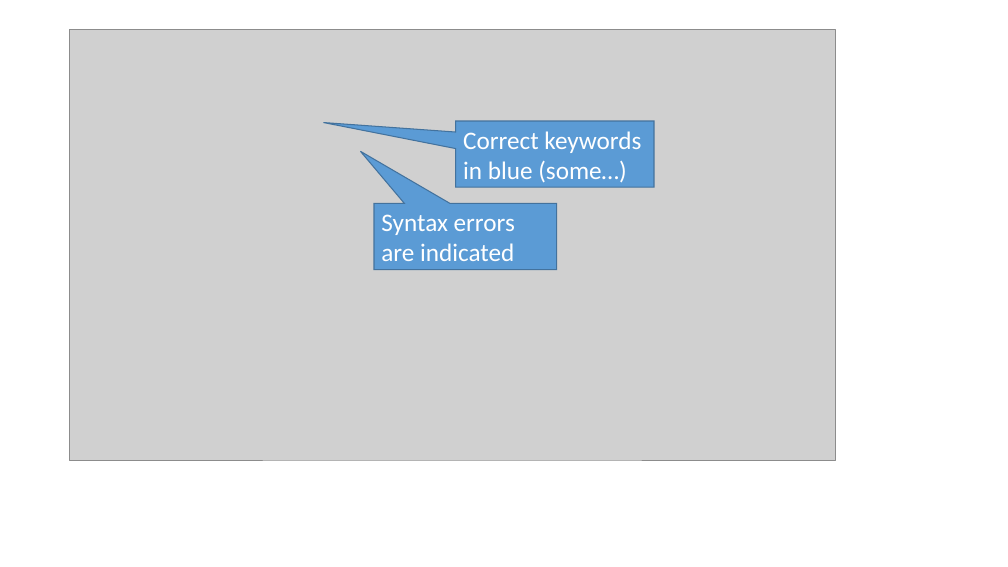
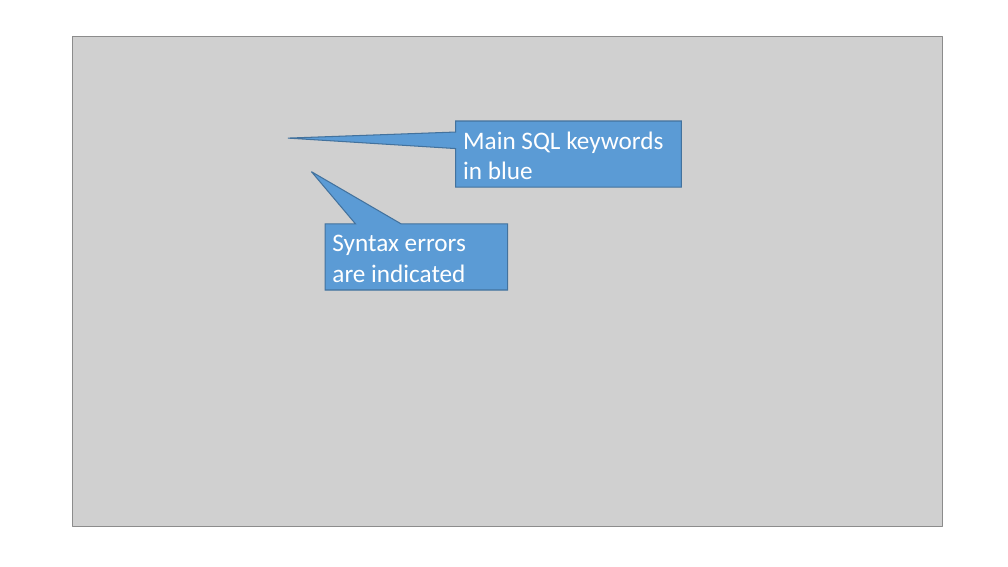
Before and after one commit to perl-easj/OOProg, a slide deck: slide 34 of Chap/DB/Presentations/DBandVS.pptx (slide 35 before the commit). Drawn at 1008x567 pixels with LibreOffice and Linux fonts; fonts in the diff are those of the drawing; grey boxes stand for pictures. Boxes give left, top, right and bottom in pixels: in the first picture for what was removed or moved away, otherwise in the second. Text is boxed around its words. In the diff, an @@ line names an element or a change of style, - is before the commit and + after.

```diff
--- a/Chap/DB/Presentations/DBandVS.pptx
+++ b/Chap/DB/Presentations/DBandVS.pptx
@@ picture: place and size @@
-picture at <box>69,29,835,461</box>
+picture at <box>73,37,943,526</box>
@@ speech box "Main SQL keywords in blue": place and size @@
-speech box "Main SQL keywords in blue" at <box>456,121,654,188</box>
+speech box "Main SQL keywords in blue" at <box>456,121,682,188</box>
@@ speech box "Main SQL keywords in blue" at <box>456,121,682,188</box>: proportions changed @@
@@ text in speech box at <box>463,131,663,179</box>: text changed @@
-Correct keywords in blue (some…)
+Main SQL keywords in blue
@@ speech box "Syntax errors are indicated": place and size @@
-speech box "Syntax errors are indicated" at <box>374,203,557,270</box>
+speech box "Syntax errors are indicated" at <box>325,224,507,290</box>
```
Also in this commit, not shown: 31 other slides changed, 7 slides added, 9 slides removed.
